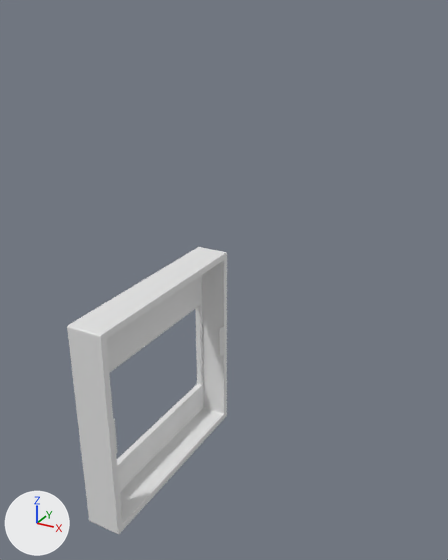
The Blender file Slave/hardware/3d-print/blend/Frame5.blend: old version first, new version second.
One viewpoint serves both versions: a 50 mm lens placed at (30.6, -62.5, 3.0), pointed at (-3.9, 0.2, -28.3). Every picture has the same lights, and +X, +Y and +Z are marked at lower left. The picture after the commit comes second. Mesh edges are drawn as thin lines on the coarser meshes.

Before the edit, the objects in view are built like this:
```python
me_cube_014 = bpy.data.meshes.new('Cube.014')
me_cube_014.from_pydata(...)  # a box spanning x -1.0..1.0, y -1.0..1.0, z -1.0..1.0
ob_oled_box = bpy.data.objects.new('oled.box', me_cube_014)
ob_oled_box.location = (-13.9, -0.1, -45.9)
ob_oled_box.scale = (2.5, 15.0, 15.0)
_m = ob_oled_box.modifiers.new('Boolean.003', 'BOOLEAN')
_m.object = ob_oled_001
_m = ob_oled_box.modifiers.new('Boolean.001', 'BOOLEAN')
_m.object = ob_oled_view
_m = ob_oled_box.modifiers.new('Bevel', 'BEVEL')
_m.width = 10.0
_m.width_pct = 10.0
_m.segments = 4
_m = ob_oled_box.modifiers.new('Boolean.004', 'BOOLEAN')
_m.object = ob_oled_clip_001
_m.operation = 'UNION'
_m = ob_oled_box.modifiers.new('Boolean.005', 'BOOLEAN')
_m.object = ob_oled_clip
_m.operation = 'UNION'
```
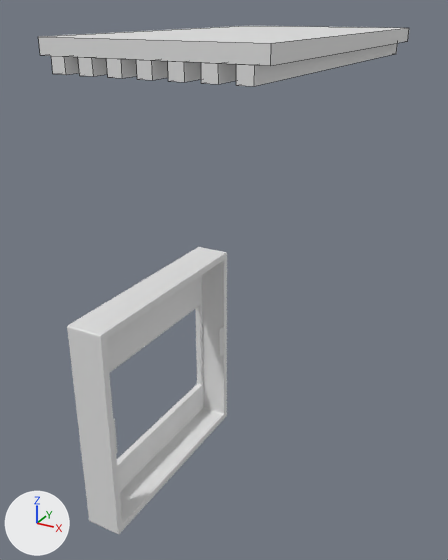
The change in detail:
Object 'Cube.006' (ob_cube_006) is new; it shows a copy of the mesh of ob_oled_box.
Its location is (-6.0, 0.0, -1.5).
Its scale is (0.75, 20.0, 0.75).
Object 'Cube.005' (ob_cube_005) is new; it shows a copy of the mesh of ob_oled_box.
Its location is (-9.0, 0.0, -1.5).
Its scale is (0.75, 20.0, 0.75).
Object 'Cube.004' (ob_cube_004) is new; it shows a copy of the mesh of ob_oled_box.
Its location is (-3.0, 0.0, -1.5).
Its scale is (0.75, 20.0, 0.75).
Object 'Cube.003' (ob_cube_003) is new; it shows a copy of the mesh of ob_oled_box.
Its location is (9.0, 0.0, -1.5).
Its scale is (0.75, 20.0, 0.75).
Object 'Cube.002' (ob_cube_002) is new; it shows a copy of the mesh of ob_oled_box.
Its location is (6.0, 0.0, -1.5).
Its scale is (0.75, 20.0, 0.75).
Object 'Cube.001' (ob_cube_001) is new; it shows a copy of the mesh of ob_oled_box.
Its location is (3.0, 0.0, -1.5).
Its scale is (0.75, 20.0, 0.75).
Object 'Cube' (ob_cube) is new; it shows a copy of the mesh of ob_oled_box.
Its location is (0.0, 0.0, -1.5).
Its scale is (0.75, 20.0, 0.75).
Object 'power-station base' (ob_power_station_base) is new; it shows a copy of the mesh of ob_oled_box.
Its location is (0.0, 0.0, 0.0).
Its scale is (11.0, 20.0, 0.75).

Where the change shows, as pixel boxes [x1, y1, x2, y2] in the pictures (448 x 560 px):
'power-station base', added
    after: [38, 26, 409, 66]
'Cube.003', added
    after: [236, 43, 397, 86]
'Cube.002', added
    after: [201, 62, 236, 84]
'Cube.001', added
    after: [168, 61, 201, 82]
'Cube', added
    after: [136, 59, 168, 80]
'Cube.004', added
    after: [106, 58, 137, 78]
'Cube.006', added
    after: [78, 57, 107, 76]
'Cube.005', added
    after: [51, 56, 79, 75]
